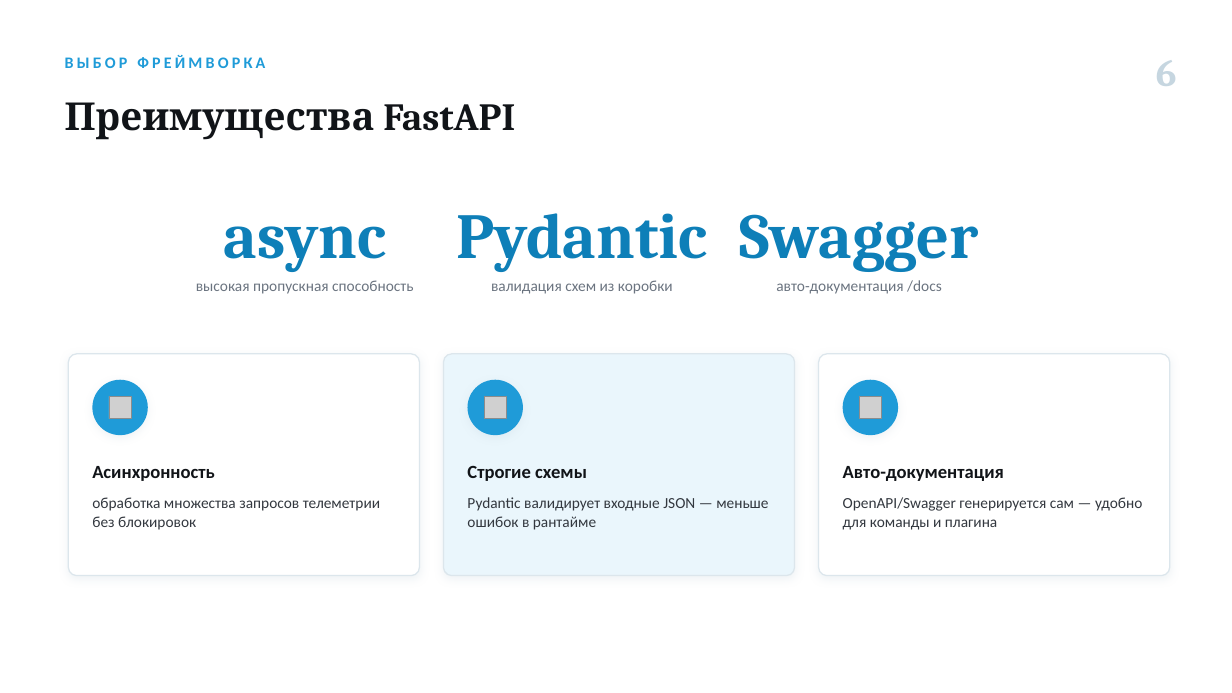
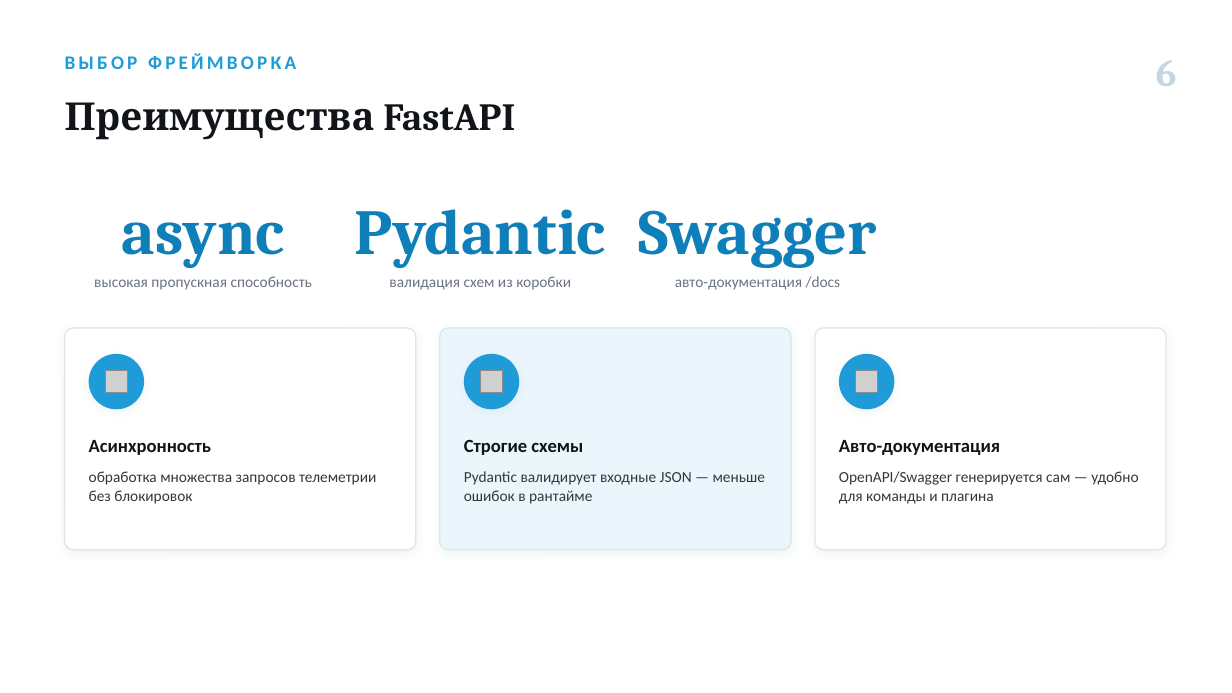
Before and after one commit to Antizi/diplom-Game_Plugs_Ai, a slide deck: slide 6 of presentations/Самигуллин_ВКР_серверное-решение.pptx. Drawn at 1232x693 pixels with LibreOffice and Linux fonts; fonts in the diff are those of the drawing; grey boxes stand for pictures. Boxes give left, top, right and bottom in pixels: in the first picture for what was removed or moved away, otherwise in the second. Text is boxed around its words. In the diff, an @@ line names an element or a change of style, - is before the commit and + after.

```diff
--- a/presentations/Самигуллин_ВКР_серверное-решение.pptx
+++ b/presentations/Самигуллин_ВКР_серверное-решение.pptx
@@ text "ВЫБОР ФРЕЙМВОРКА" at [65, 53, 296, 69]: size 12.5 to 15 pt @@
@@ 6 texts: place and size @@
-6 texts at [196, 213, 979, 294]
+6 texts at [94, 209, 877, 290]
@@ 6 texts, 3 pictures, 3 ellipses, 3 rounded rectangles: place and size @@
-6 texts, 3 pictures, 3 ellipses, 3 rounded rectangles at [68, 354, 1170, 576]
+6 texts, 3 pictures, 3 ellipses, 3 rounded rectangles at [65, 328, 1166, 550]
```
Also in this commit, not shown: 9 other slides changed, 6 other files.
